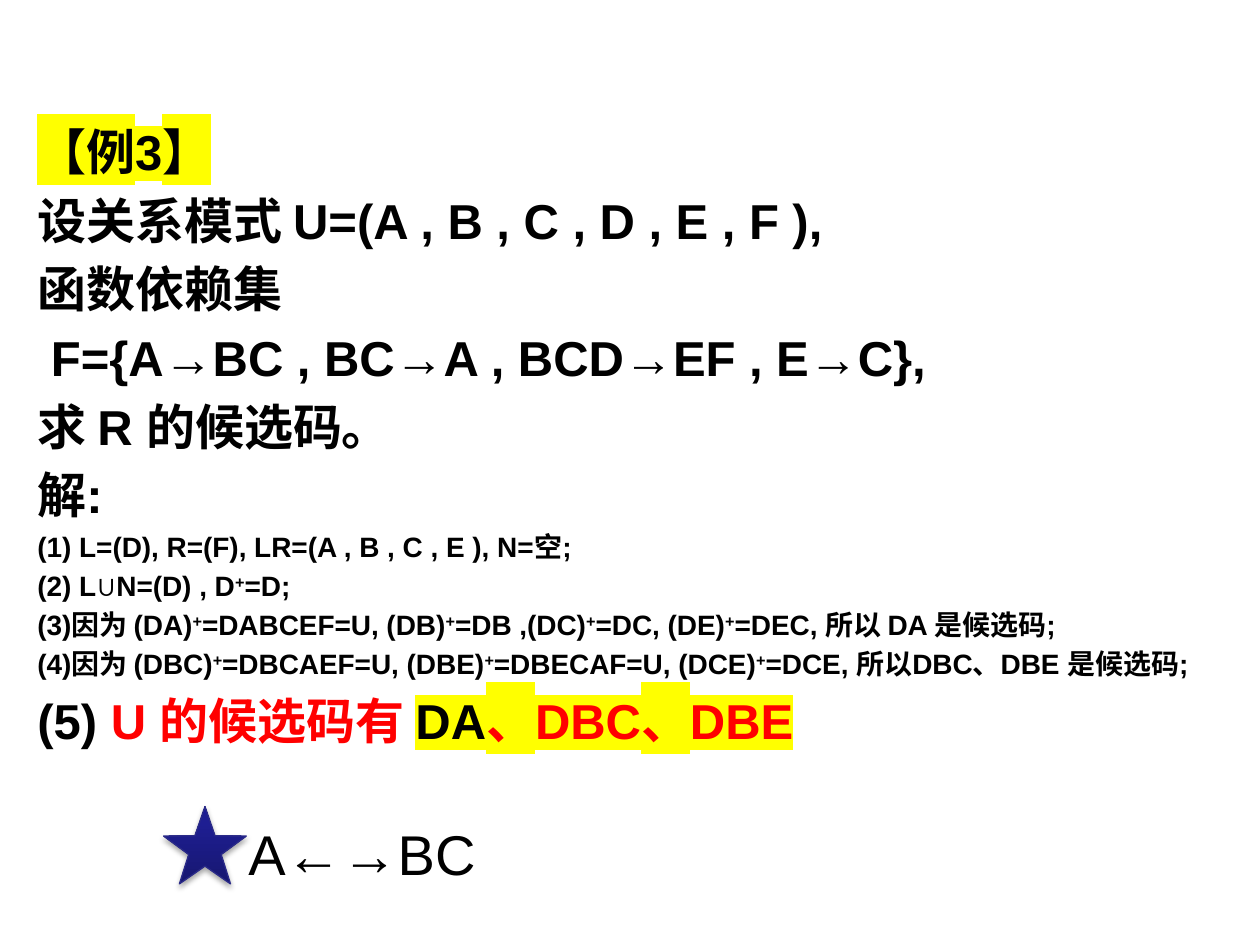
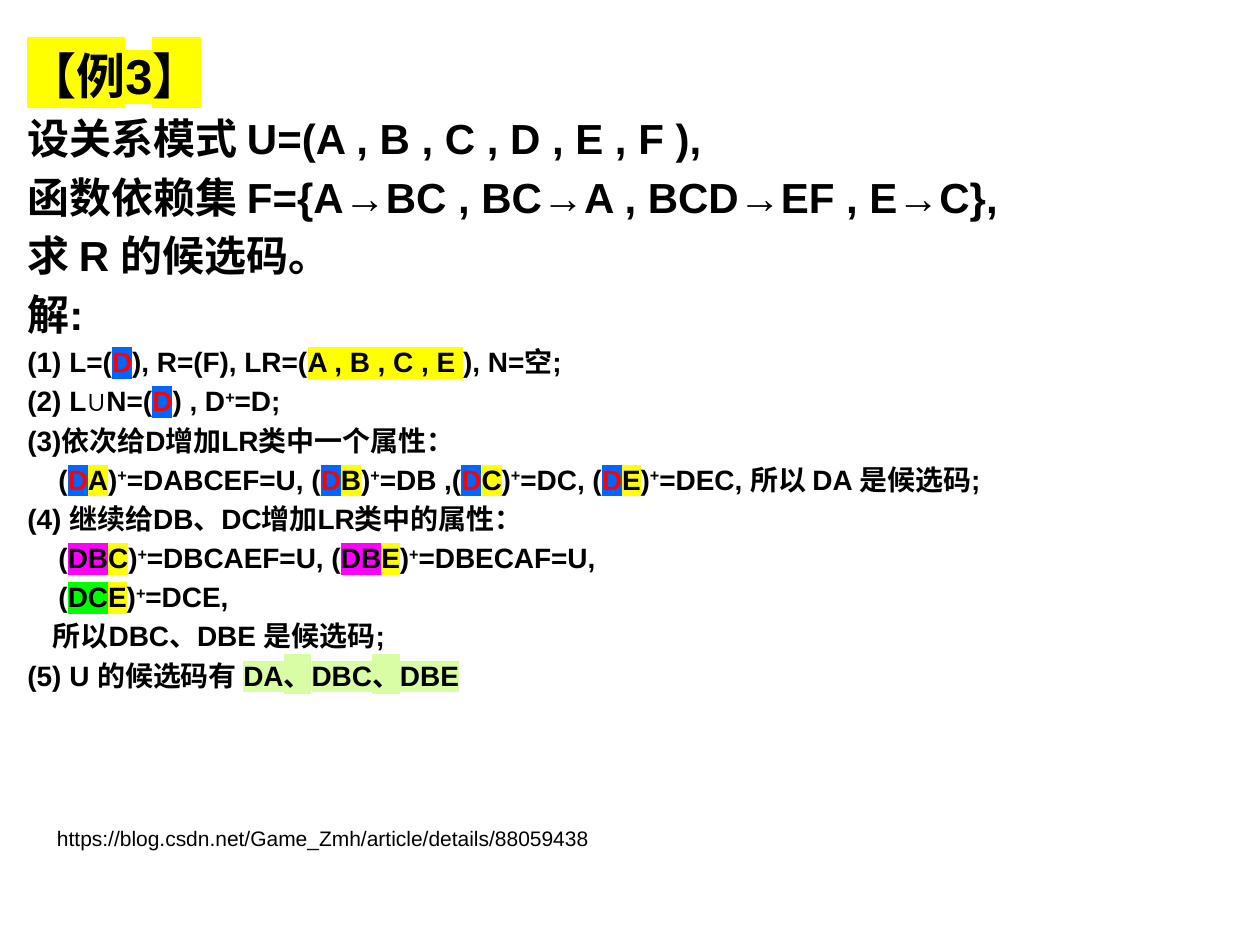
Before and after one commit to HBU/DataBase, a slide deck: slide 68 of PPT/PPT2021/DB第06章.pptx. Drawn at 1260x945 pixels with LibreOffice and Linux fonts; fonts in the diff are those of the drawing; background and template pictures are left out. Boxes give left, top, right and bottom in pixels: in the first picture for what was removed or moved away, otherwise in the second. Text is boxed around its words. In the diff, an @@ line names an element or a change of style, - is before the commit and + after.

```diff
--- a/PPT/PPT2021/DB第06章.pptx
+++ b/PPT/PPT2021/DB第06章.pptx
@@ text "【例3】": place and size @@
-text "【例3】" at (37, 121, 1188, 749)
+text "【例3】" at (27, 44, 997, 691)
@@ text at (27, 118, 664, 691): size 28 to 24 pt in "设关系模式 U=(A , B , C , ...", "求 R 的候选码。", "解:"; text colour #000000 to #FF0000, highlight none to #0066FF in "L=(D),", "L∪N=(D)"; highlight none to #FFFF00 in "LR=(A , B , C , E"; size 28 to 16 pt in "(5) U 的候选码有 DA、DBC、DBE"; text colour #FF0000 to #000000 in "U 的候选码有 DA、DBC、DBE"; highlight #FFFF00 to #D9FDA5 in "DA、DBC、DBE"; less space between paragraphs @@
@@ text at (27, 177, 997, 221): text changed; size 28 to 24 pt @@
-函数依赖集
-F={A→BC , BC→A , BCD→EF , E→C},
+函数依赖集 F={A→BC , BC→A , BCD→EF , E→C},
@@ text at (27, 429, 980, 655): text changed @@
-(3)因为 (DA)+=DABCEF=U, (DB)+=DB ,(DC)+=DC, (DE)+=DEC, 所以 DA 是候选码;
-(4)因为 (DBC)+=DBCAEF=U, (DBE)+=DBECAF=U, (DCE)+=DCE, 所以DBC、DBE 是候选码;
+(3)依次给D增加LR类中一个属性：
+(DA)+=DABCEF=U, (DB)+=DB ,(DC)+=DC, (DE)+=DEC, 所以 DA 是候选码;
+(4) 继续给DB、DC增加LR类中的属性：
+(DBC)+=DBCAEF=U, (DBE)+=DBECAF=U,
+(DCE)+=DCE,
+所以DBC、DBE 是候选码;
@@ star removed at (164, 806, 247, 883) @@
@@ text added at (57, 830, 588, 851), 12 pt, text #000000 @@
+https://blog.csdn.net/Game_Zmh/article/details/88059438
@@ text removed at (248, 836, 475, 876) @@
-A←→BC
```
